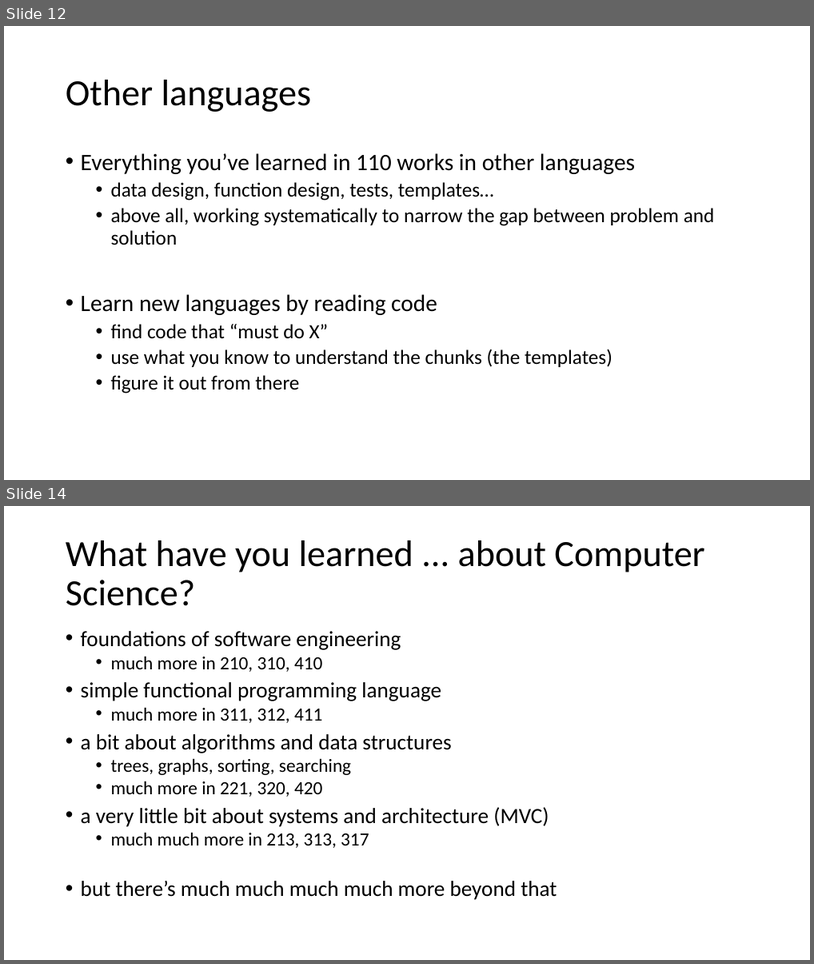
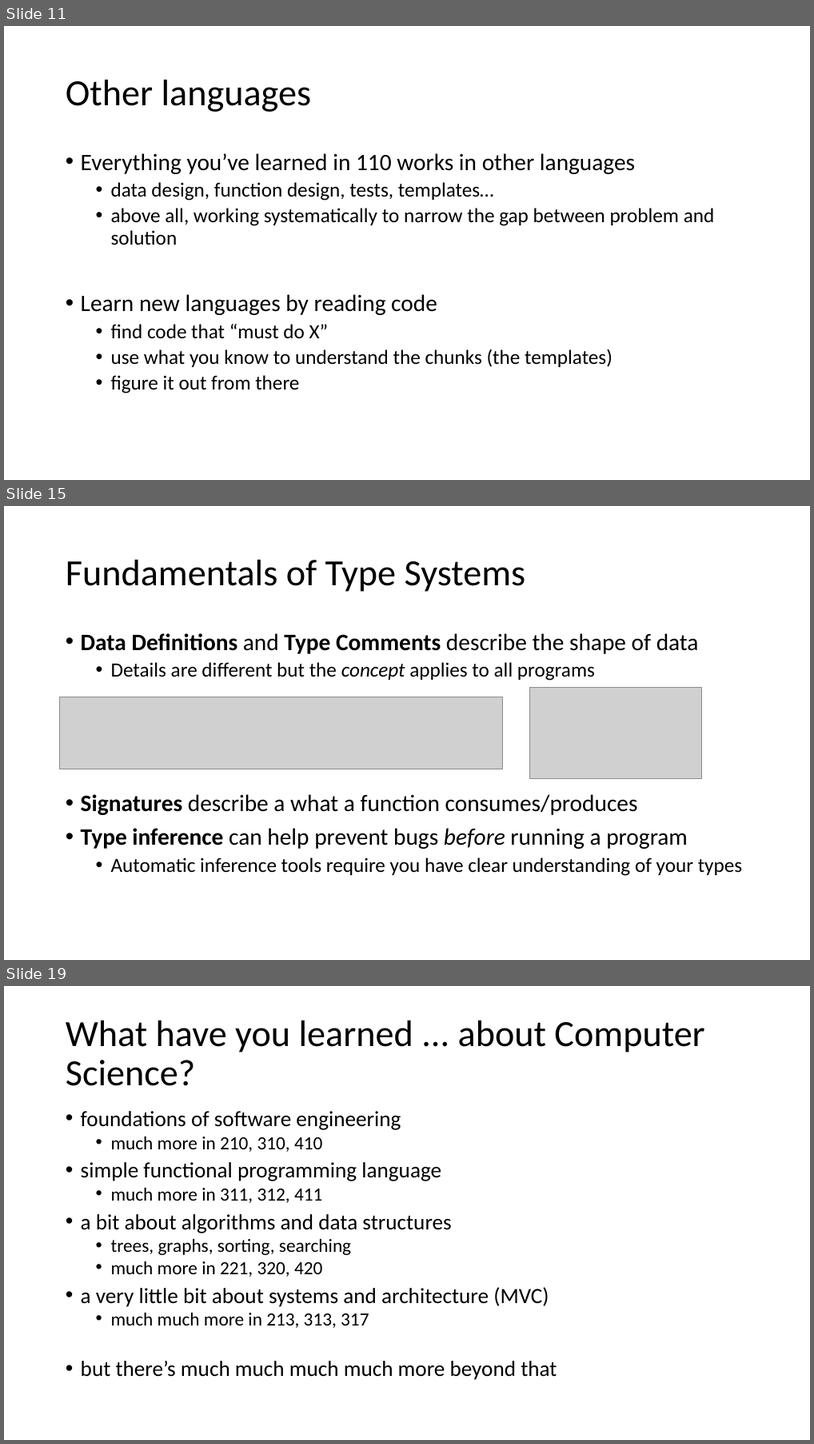
Before and after one commit to GregorKiczales/spd-materials, a slide deck: instructor/l23/lec23-wrap.pptx. Shown one above the other, each under a label of ours: slides 12 and 14 before the commit, slides 11, 15 and 19 after it; the slides between them are not shown. The pictures are 814x964 and 814x1444 pixels, drawn with LibreOffice and Linux fonts; fonts in the diff are those of the drawing; grey boxes stand for pictures. Boxes give left, top, right and bottom in pixels: in the first picture for what was removed or moved away, otherwise in the second. Text is boxed around its words. In the diff, an @@ line names an element or a change of style, - is before the commit and + after.

```diff
--- a/instructor/l23/lec23-wrap.pptx
+++ b/instructor/l23/lec23-wrap.pptx
@@ slide 15 added at (x1=4, y1=506, x2=810, y2=960), background #FFFFFF @@
@@ title added at (x1=66, y1=560, x2=526, y2=592), 44 pt, text #000000 @@
+Fundamentals of Type Systems
@@ text added at (x1=81, y1=633, x2=742, y2=876), 28 pt, text #000000 @@
+• Data Definitions and Type Comments describe the shape of data
+  • Details are different but the concept applies to all programs
+• Signatures describe a what a function consumes/produces
+• Type inference can help prevent bugs before running a program
+  • Automatic inference tools require you have clear understanding of your types
@@ picture added at (x1=60, y1=697, x2=503, y2=768) @@
@@ picture added at (x1=530, y1=687, x2=702, y2=778) @@
@@ what was slide 12 is now slide 11 @@
@@ what was slide 14 is now slide 19 @@
```
Also in this commit, not shown: 14 slides changed, 5 other slides added, 2 slides removed, 1 other file.
